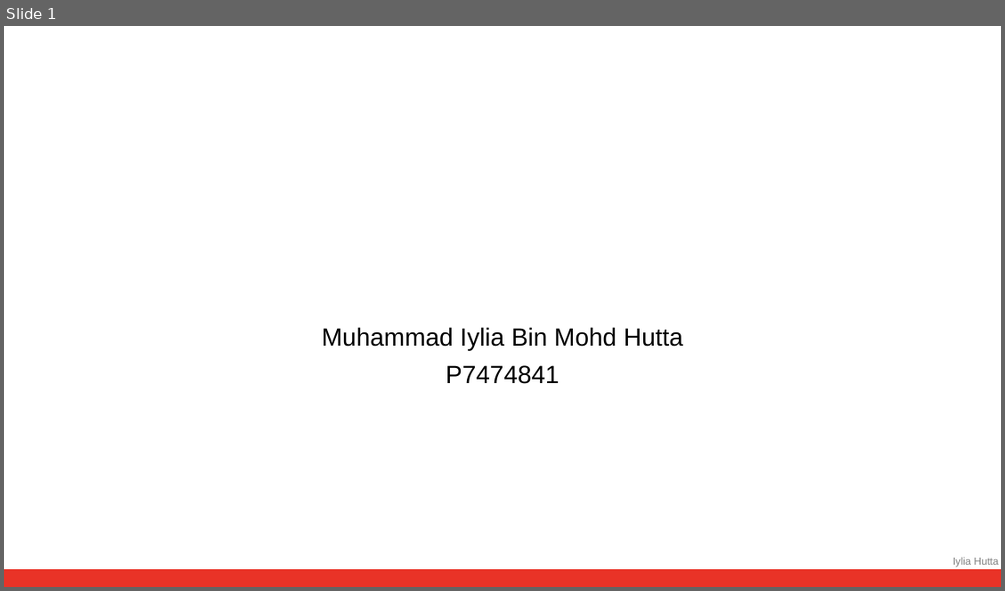
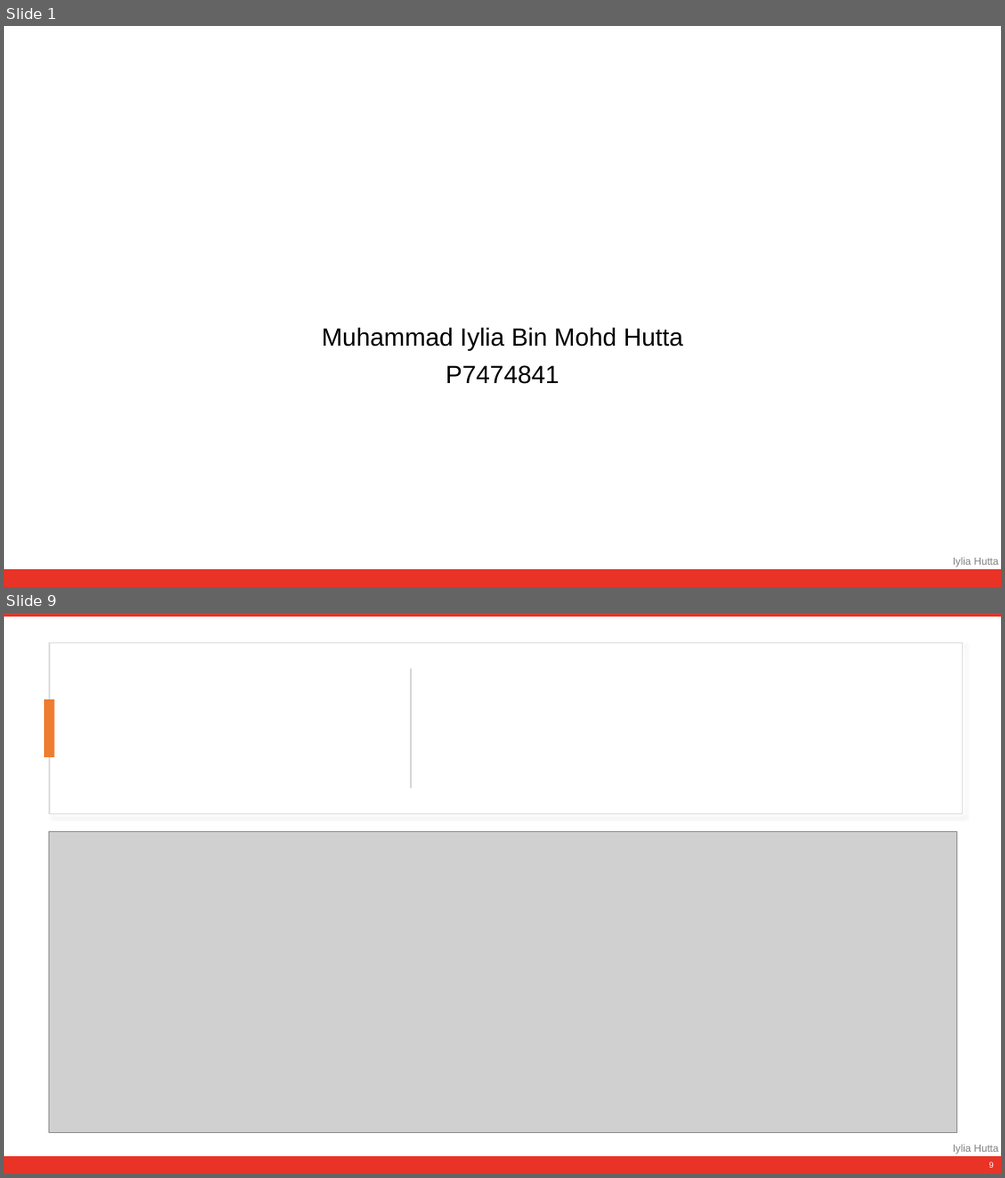
Before and after one commit to iyliahutta/Intro-to-Programming-for-DS, a slide deck: CA1/CA1 Slides.pptx. Shown one above the other, each under a label of ours: slide 1 before the commit, slides 1 and 9 after it; the slides between them are not shown. The pictures are 1005x591 and 1005x1178 pixels, drawn with LibreOffice and Linux fonts; fonts in the diff are those of the drawing; grey boxes stand for pictures. Boxes give left, top, right and bottom in pixels: in the first picture for what was removed or moved away, otherwise in the second. Text is boxed around its words. In the diff, an @@ line names an element or a change of style, - is before the commit and + after.

```diff
--- a/CA1/CA1 Slides.pptx
+++ b/CA1/CA1 Slides.pptx
@@ slide 9 added at [4,613,1001,1174], background #FFFFFF @@
@@ rectangle added at [4,613,1001,1174], fill #FFFFFF @@
@@ rectangle added at [4,613,1001,617], fill #E93327, outline #E93327 1 pt @@
@@ rectangle added at [49,643,963,813], fill #FFFFFF, outline #DEDEDE 1 pt @@
@@ rectangle added at [410,668,412,788], fill #D5D5D5 @@
@@ rectangle added at [44,699,55,757], fill #ED7D31 @@
@@ picture added at [48,831,956,1132] @@
@@ text added at [953,1143,999,1154], 10 pt, text #808080 @@
+Iylia Hutta
@@ rectangle added at [4,1157,1001,1174], fill #E93327, outline #E93327 1 pt @@
@@ page number added at [989,1161,994,1167], 8 pt, text #FFFFFF @@
+9
```
Also in this commit, not shown: 2 slides changed, 9 other slides added, 1 other file.
